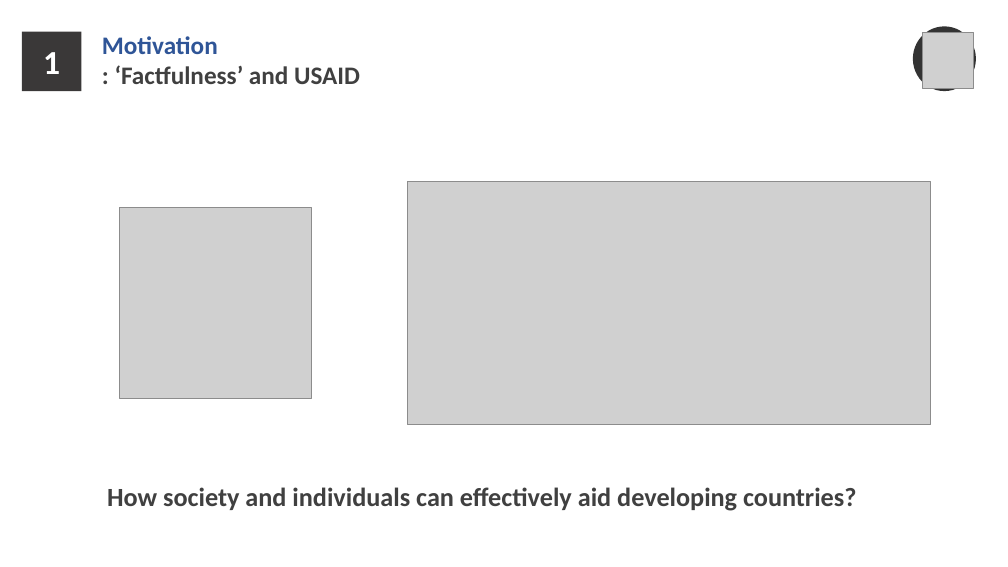
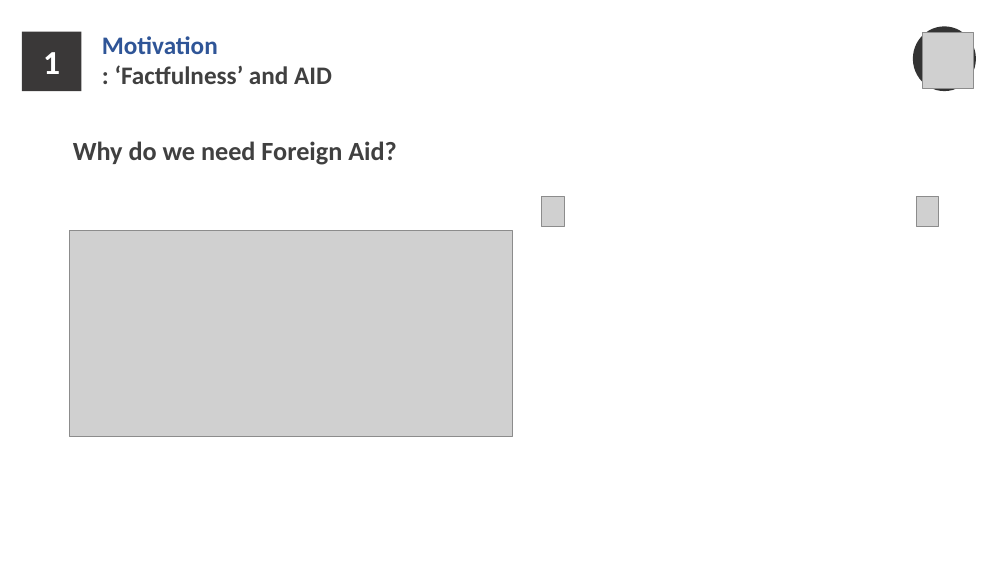
Before and after one commit to hej6853/Rowdy_Rooster_Project3, a slide deck: slide 4 of Factfulness_FINAL.pptx. Drawn at 1008x567 pixels with LibreOffice and Linux fonts; fonts in the diff are those of the drawing; grey boxes stand for pictures; background and template pictures are left out. Boxes give left, top, right and bottom in pixels: in the first picture for what was removed or moved away, otherwise in the second. Text is boxed around its words. In the diff, an @@ line names an element or a change of style, - is before the commit and + after.

```diff
--- a/Factfulness_FINAL.pptx
+++ b/Factfulness_FINAL.pptx
@@ text at <box>115,65,332,84</box>: text changed @@
-: ‘Factfulness’ and USAID
+: ‘Factfulness’ and AID
@@ text at <box>73,141,396,165</box>: text changed @@
-How society and individuals can effectively aid developing countries?
+Why do we need Foreign Aid?
@@ picture removed at <box>120,207,312,399</box> @@
@@ picture added at <box>541,197,564,227</box> @@
@@ picture added at <box>917,197,939,227</box> @@
@@ picture: place and size @@
-picture at <box>408,181,931,425</box>
+picture at <box>70,231,513,436</box>
```
Also in this commit, not shown: 1 other slide changed, 2 other files.
